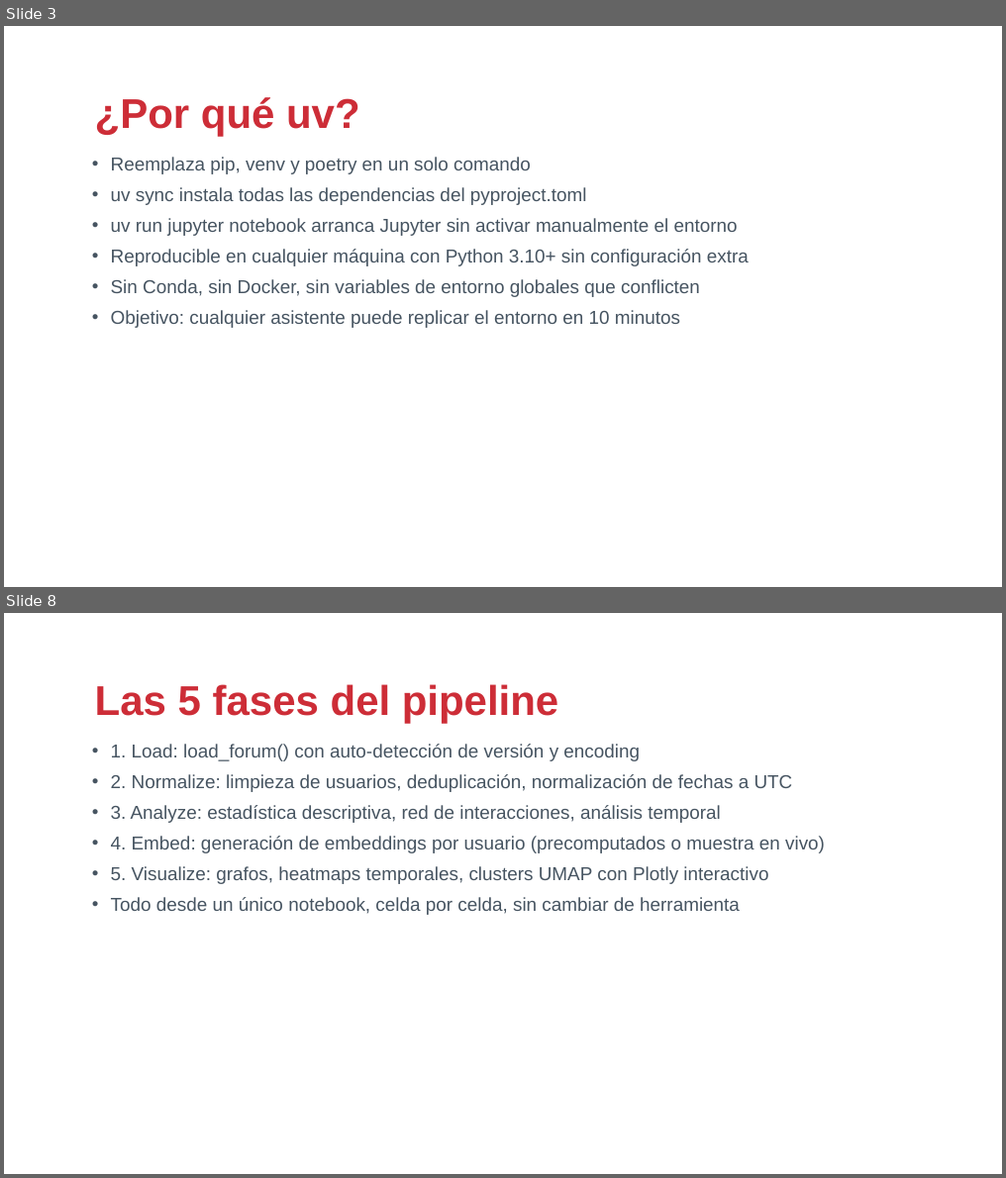
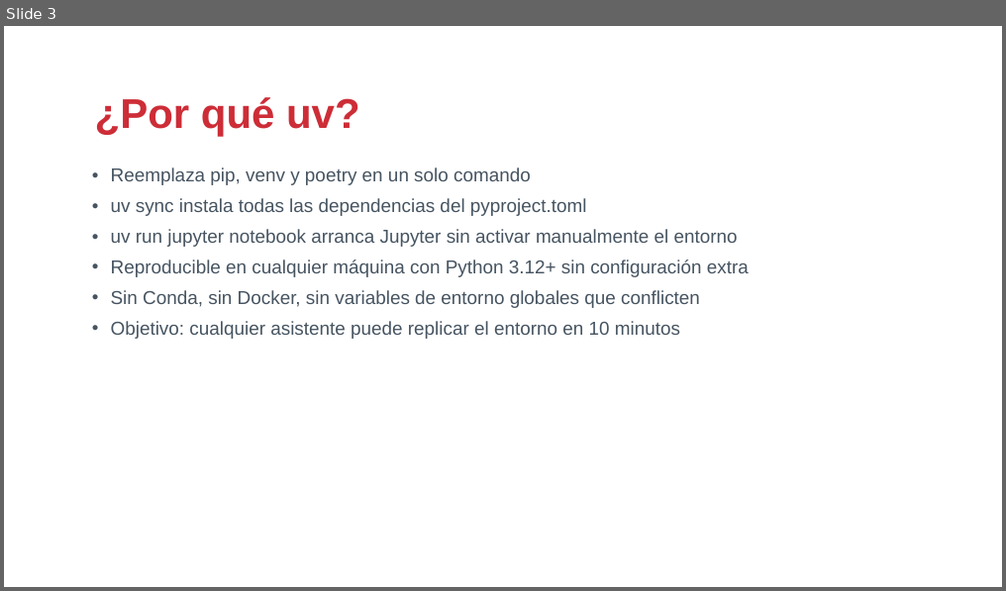
Before and after one commit to drj3ky11/FearOfTheDark, a slide deck: bloque3_setup/csbc26_b3_setup.pptx. Shown one above the other, each under a label of ours: slides 3 and 8 before the commit, slide 3 after it; the slides between them are not shown. The pictures are 1006x1178 and 1006x591 pixels, drawn with LibreOffice and Linux fonts; fonts in the diff are those of the drawing; background and template pictures are left out. Boxes give left, top, right and bottom in pixels: in the first picture for what was removed or moved away, otherwise in the second. Text is boxed around its words. In the diff, an @@ line names an element or a change of style, - is before the commit and + after.

Commit message:
refactor: renumerar bloques y reenfocar bloque3_setup en instalación
- bloque3_agentes -> bloque4_agentes (aporte de compañero)
- bloque4_* (casos prácticos) -> bloque5_*
- Actualizadas referencias cruzadas en README, scripts/ y notebooks
- bloque3_setup ahora se centra en uv, Ollama y el stack de librerías
  en vez de terminar con un repaso del ciclo de análisis completo
- uv.lock actualizado tras uv sync (dependencia crewai)
- .gitignore: excluir correcciones.txt (notas locales por bloque)

```diff
--- a/bloque3_setup/csbc26_b3_setup.pptx
+++ b/bloque3_setup/csbc26_b3_setup.pptx
@@ slide 8 removed at [4,613,1002,1174], background picture (left out) @@
@@ text removed at [95,684,558,723] @@
-Las 5 fases del pipeline
@@ text removed at [111,744,825,915] @@
-• 1. Load: load_forum() con auto-detección de versión y encoding
-• 2. Normalize: limpieza de usuarios, deduplicación, normalización de fechas a UTC
-• 3. Analyze: estadística descriptiva, red de interacciones, análisis temporal
-• 4. Embed: generación de embeddings por usuario (precomputados o muestra en vivo)
-• 5. Visualize: grafos, heatmaps temporales, clusters UMAP con Plotly interactivo
-• Todo desde un único notebook, celda por celda, sin cambiar de herramienta
@@ slide 3 changed as well @@
@@ text "Reemplaza pip, venv y poetry ...": place and size @@
-text "Reemplaza pip, venv y poetry ..." at [111,157,748,328]
+text "Reemplaza pip, venv y poetry ..." at [111,168,748,339]
@@ text at [111,260,748,277]: text changed @@
-• Reproducible en cualquier máquina con Python 3.10+ sin configuración extra
+• Reproducible en cualquier máquina con Python 3.12+ sin configuración extra
```
Also in this commit, not shown: 5 other slides changed, 7 slides added, 4 other slides removed, 62 other files.
